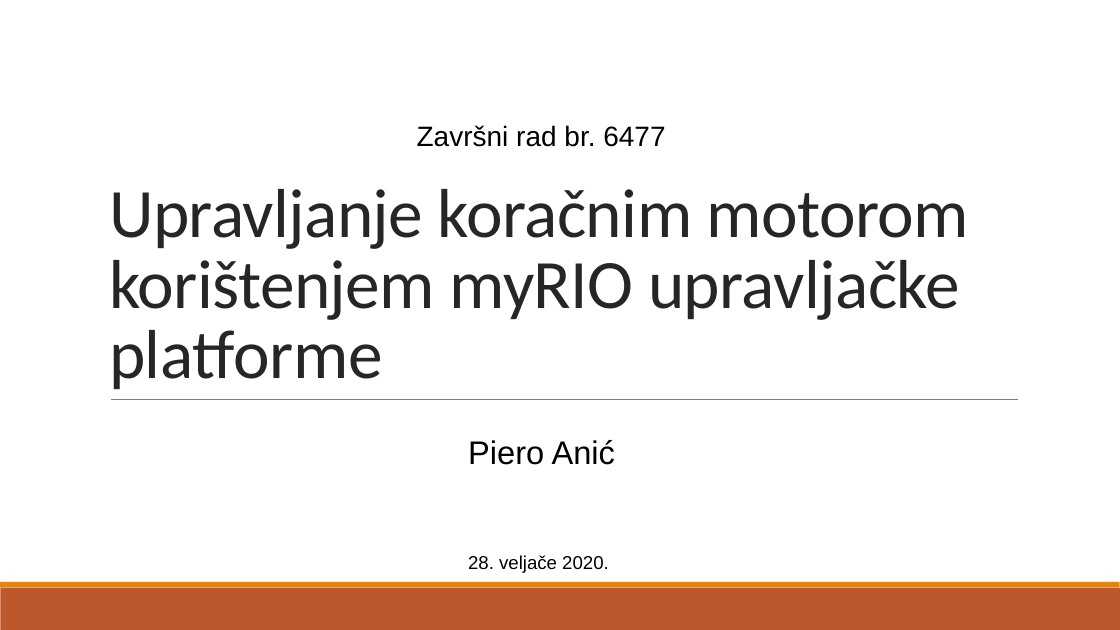
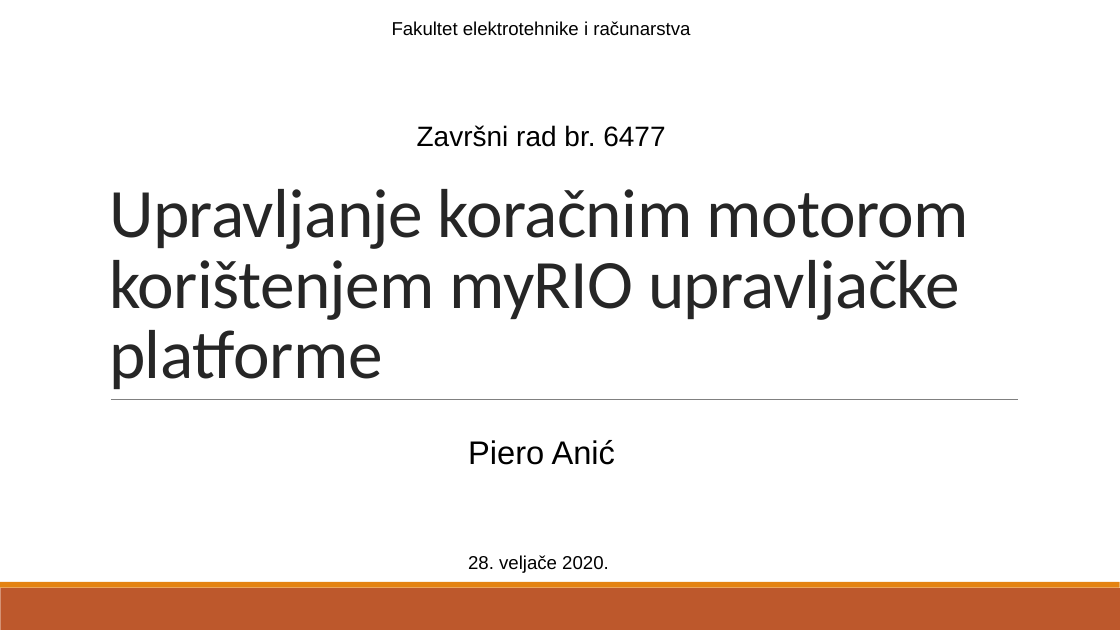
Before and after one commit to PiErr0r/DC_control, a slide deck: slide 1 of Upravljanje koračnim motorom korištenjem myRio upravljačke platforme.pptx. Drawn at 1120x630 pixels with LibreOffice and Linux fonts; fonts in the diff are those of the drawing. Boxes give left, top, right and bottom in pixels: in the first picture for what was removed or moved away, otherwise in the second. Text is boxed around its words. In the diff, an @@ line names an element or a change of style, - is before the commit and + after.

Commit message:
! final touch ppt

```diff
--- a/Upravljanje koračnim motorom korištenjem myRio upravljačke platforme.pptx
+++ b/Upravljanje koračnim motorom korištenjem myRio upravljačke platforme.pptx
@@ text added at [392, 21, 690, 36], 16 pt, text #000000 @@
+Fakultet elektrotehnike i računarstva
```
Also in this commit, not shown: 1 other file.
